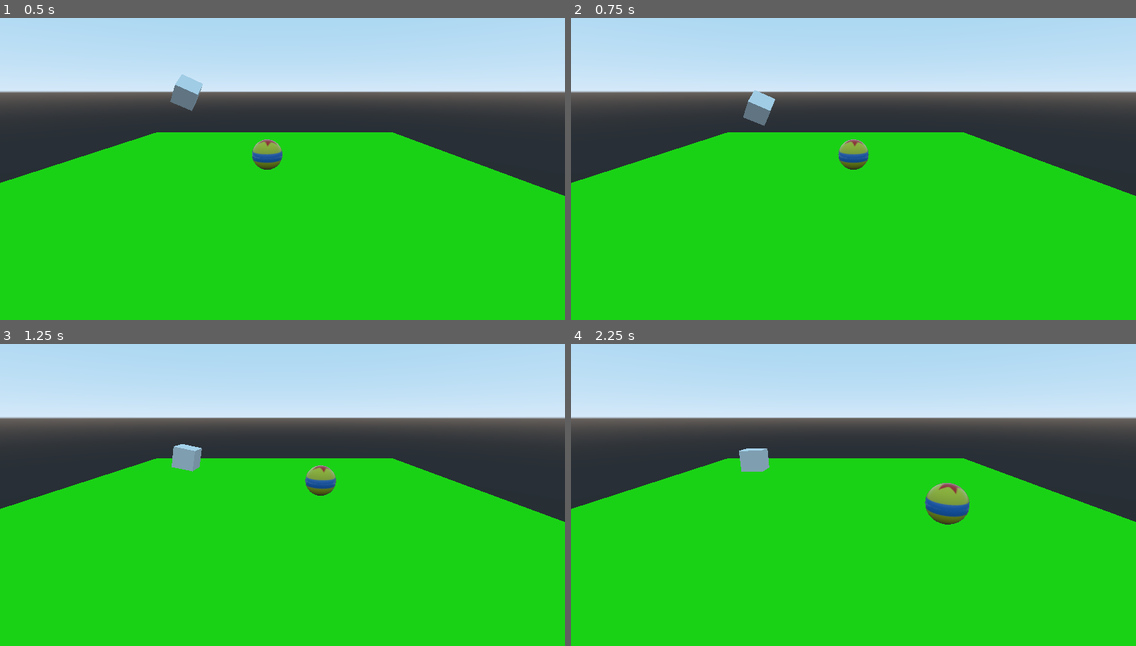
Above: before the commit, frames 1-4 (two rows, left to right).
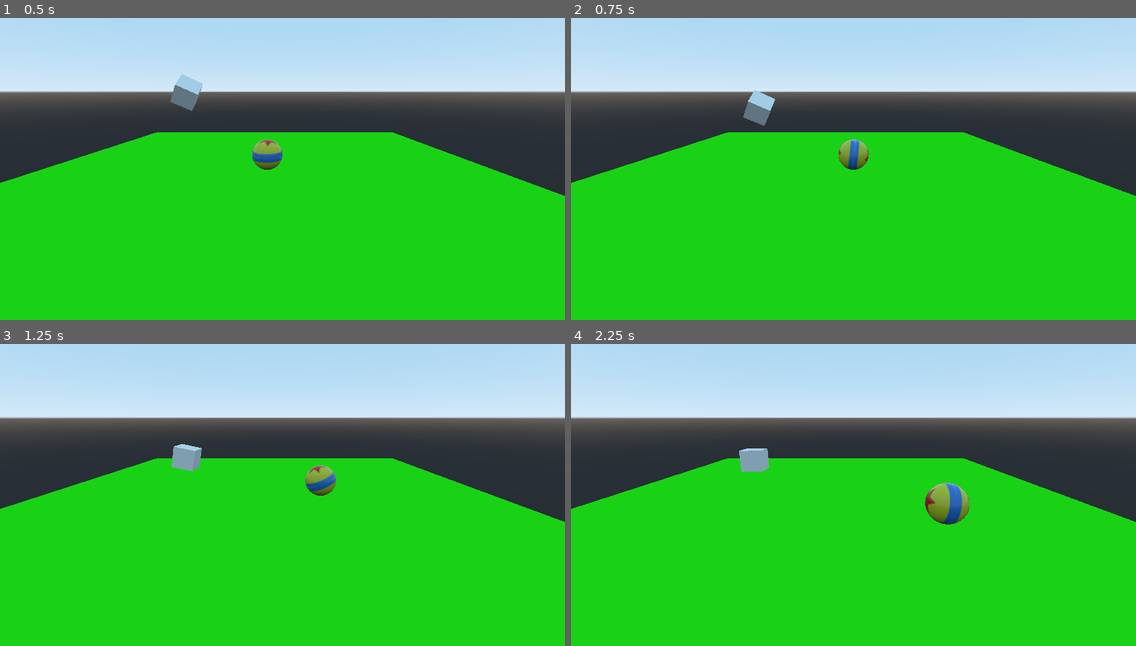
Above: after the commit, the same moments.

Repository: afska/test-godot-3d
Game: Godot game, scene res://Level.tscn
The game is run twice, just before and just after one commit, with the same random seed, the same clock (stepped at 60 frames per second) and the same inputs. The project has no main scene, so this scene is started directly.
Inputs:
- Up to frame 1 (0.5 s): no input
- Up to frame 2 (0.75 s): hold Right (ui_right) from 0.53 s (still down)
- Up to frame 3 (1.25 s): keep holding Right (ui_right)
- Up to frame 4 (2.25 s): release Right (ui_right) at 1.28 s; hold Down (ui_down) 1.28-2.03 s; hold Right (ui_right) from 2.03 s (still down)

Frame 1 is identical in both runs. In frame 2, 0.2% of the frame differs, in the area x 47-53%, y 40-50%; in frame 3, 0.2%; in frame 4, 0.5%, in the area x 62-71%, y 46-60%.

Commit message:
Adding rotation

Diff:
--- a/scripts/Steve.gd
+++ b/scripts/Steve.gd
@@ -1,19 +1,22 @@
 extends KinematicBody
 
 const SPEED = 5
+const ROTATION_SPEED = 8
 
 var velocity = Vector3(0, 0, 0)
 
 func _ready():
-	print("Hello Godot!")
+	pass
 
-func _physics_process(delta):
+func _physics_process(_delta):
 	if Input.is_action_pressed("ui_right") and Input.is_action_pressed("ui_left"):
 		velocity.x = 0
 	elif Input.is_action_pressed("ui_right"):
 		velocity.x = SPEED
+		$MeshInstance.rotate_z(deg2rad(-ROTATION_SPEED))
 	elif Input.is_action_pressed("ui_left"):
 		velocity.x = -SPEED
+		$MeshInstance.rotate_z(deg2rad(ROTATION_SPEED))
 	else:
 		velocity.x = lerp(velocity.x, 0, 0.1)
 
@@ -21,9 +24,11 @@
 		velocity.z = 0
 	elif Input.is_action_pressed("ui_up"):
 		velocity.z = -SPEED
+		$MeshInstance.rotate_x(deg2rad(-ROTATION_SPEED))
 	elif Input.is_action_pressed("ui_down"):
 		velocity.z = SPEED
+		$MeshInstance.rotate_x(deg2rad(ROTATION_SPEED))
 	else:
 		velocity.z = lerp(velocity.z, 0, 0.1)
 
-	move_and_slide(velocity)
+	var _ok = move_and_slide(velocity)
